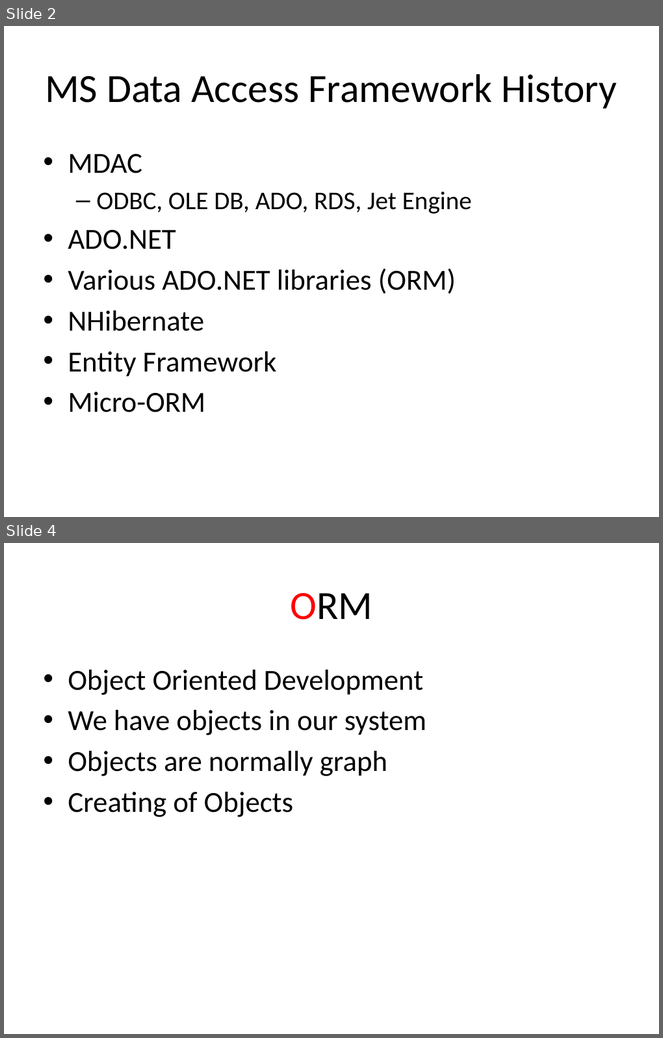
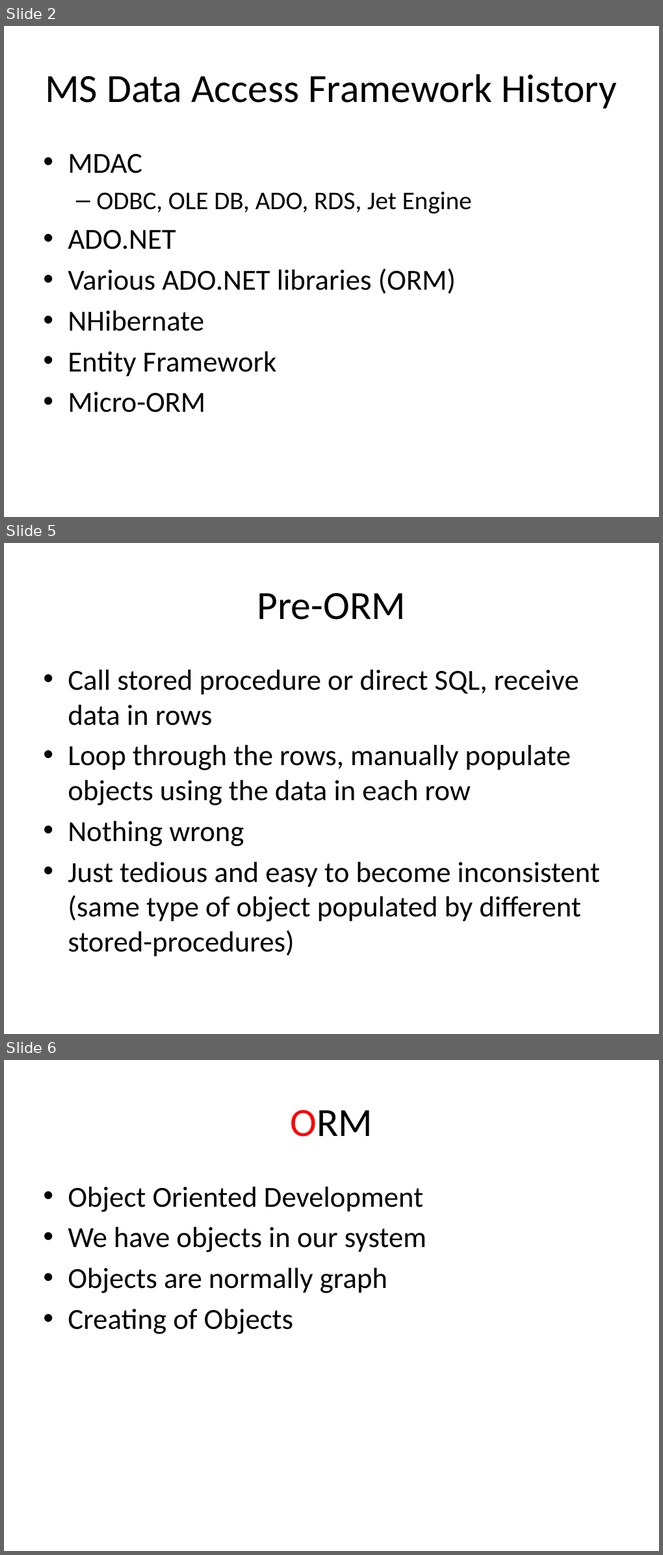
Before and after one commit to harrychou/Notes, a slide deck: Data Access Framework.pptx. Shown one above the other, each under a label of ours: slides 2 and 4 before the commit, slides 2, 5 and 6 after it; the slides between them are not shown. The pictures are 663x1038 and 663x1555 pixels, drawn with LibreOffice and Linux fonts; fonts in the diff are those of the drawing. Boxes give left, top, right and bottom in pixels: in the first picture for what was removed or moved away, otherwise in the second. Text is boxed around its words. In the diff, an @@ line names an element or a change of style, - is before the commit and + after.

```diff
--- a/Data Access Framework.pptx
+++ b/Data Access Framework.pptx
@@ slide 5 added at [4,543,659,1034], background #FFFFFF @@
@@ title added at [257,593,406,620], 44 pt, text #000000 @@
+Pre-ORM
@@ text added at [68,670,600,957], 32 pt, text #000000 @@
+• Call stored procedure or direct SQL, receive data in rows
+• Loop through the rows, manually populate objects using the data in each row
+• Nothing wrong
+• Just tedious and easy to become inconsistent
+  (same type of object populated by different stored-procedures)
@@ what was slide 4 is now slide 6 @@
```
Also in this commit, not shown: 1 slide changed, 1 other slide added, 3 other files.
